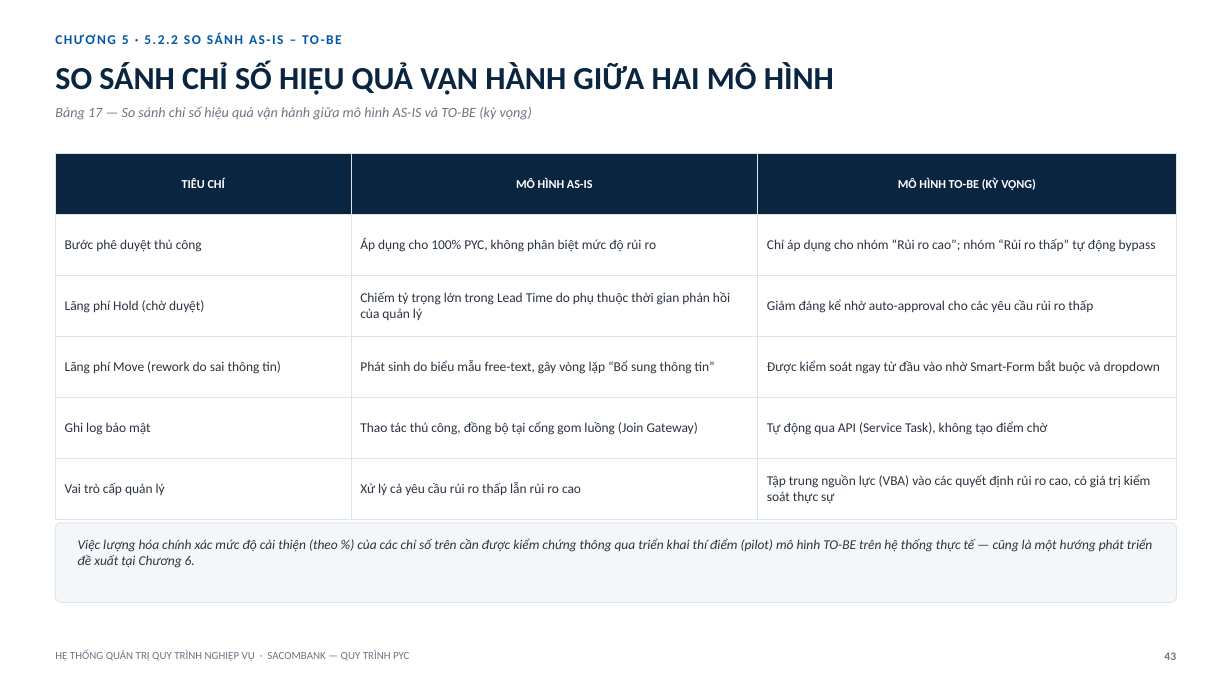
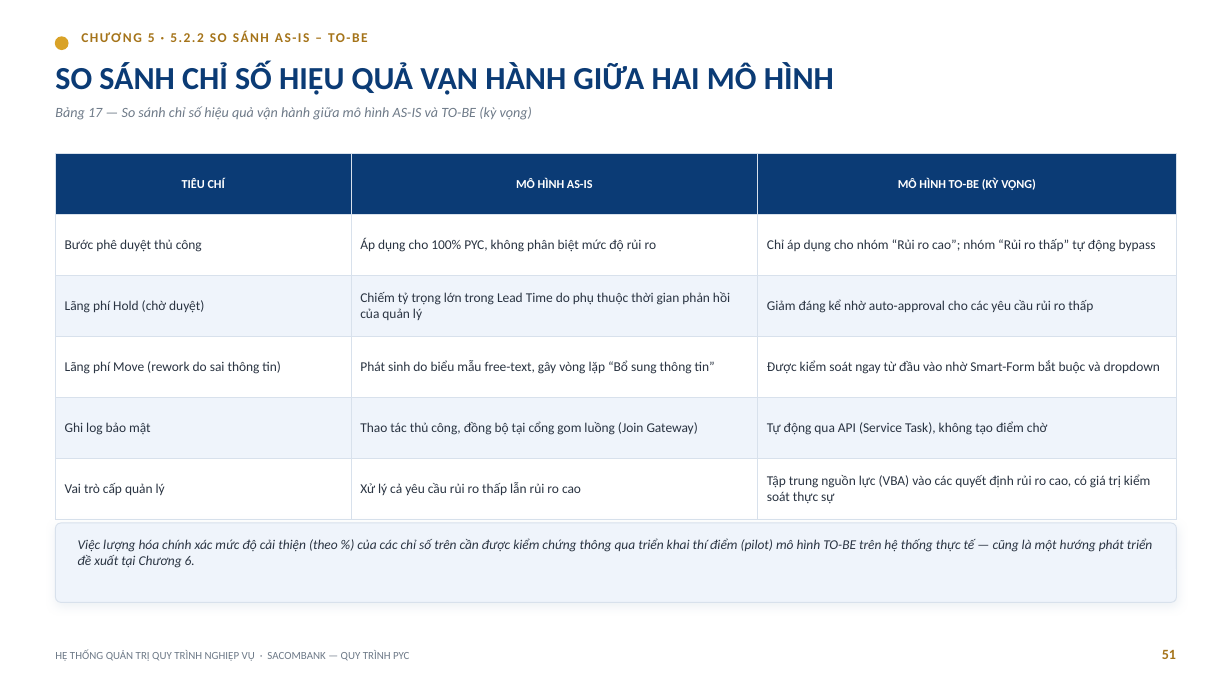
Before and after one commit to trilm83/SACOMBANK, a slide deck: slide 51 of BaoCao_PYC_Sacombank.pptx (slide 43 before the commit). Drawn at 1232x693 pixels with LibreOffice and Linux fonts; fonts in the diff are those of the drawing. Boxes give left, top, right and bottom in pixels: in the first picture for what was removed or moved away, otherwise in the second. Text is boxed around its words. In the diff, an @@ line names an element or a change of style, - is before the commit and + after.

```diff
--- a/BaoCao_PYC_Sacombank.pptx
+++ b/BaoCao_PYC_Sacombank.pptx
@@ ellipse added at [55, 37, 68, 50], fill #D9A227, outline #D9A227 1 pt @@
@@ text "CHƯƠNG 5 · 5.2.2 SO ...": place and size @@
-text "CHƯƠNG 5 · 5.2.2 SO ..." at [122, 35, 319, 44]
+text "CHƯƠNG 5 · 5.2.2 SO ..." at [148, 33, 345, 42]
@@ text "CHƯƠNG 5 · 5.2.2 SO ..." at [148, 33, 345, 42]: text colour #0057A6 to #A5741A @@
@@ text at [55, 62, 834, 95]: text changed; size 11 to 25 pt; text colour #6B7784 to #0B3B75; bold on; italic off @@
-Bảng 17 — So sánh chỉ số hiệu quả vận hành giữa mô hình AS-IS và TO-BE (kỳ vọng)
+SO SÁNH CHỈ SỐ HIỆU QUẢ VẬN HÀNH GIỮA HAI MÔ HÌNH
@@ text at [55, 106, 532, 120]: text changed; size 25 to 11 pt; text colour #0A2540 to #6E7A88; bold off; italic on @@
-SO SÁNH CHỈ SỐ HIỆU QUẢ VẬN HÀNH GIỮA HAI MÔ HÌNH
+Bảng 17 — So sánh chỉ số hiệu quả vận hành giữa mô hình AS-IS và TO-BE (kỳ vọng)
@@ table at [55, 153, 1177, 519] @@
@@ fill #0A2540 to #0B3B75 in row 1 @@
@@ fill none to #EFF4FB in 6 cells @@
@@ text colour #2B3440 to #2A3442 @@
@@ borders changed @@
@@ text added at [1162, 650, 1176, 659], 11 pt, text #A5741A, bold @@
+51
@@ text removed at [1164, 652, 1176, 660] @@
-43
```
Also in this commit, not shown: 42 other slides changed, 12 slides added, 4 slides removed.
